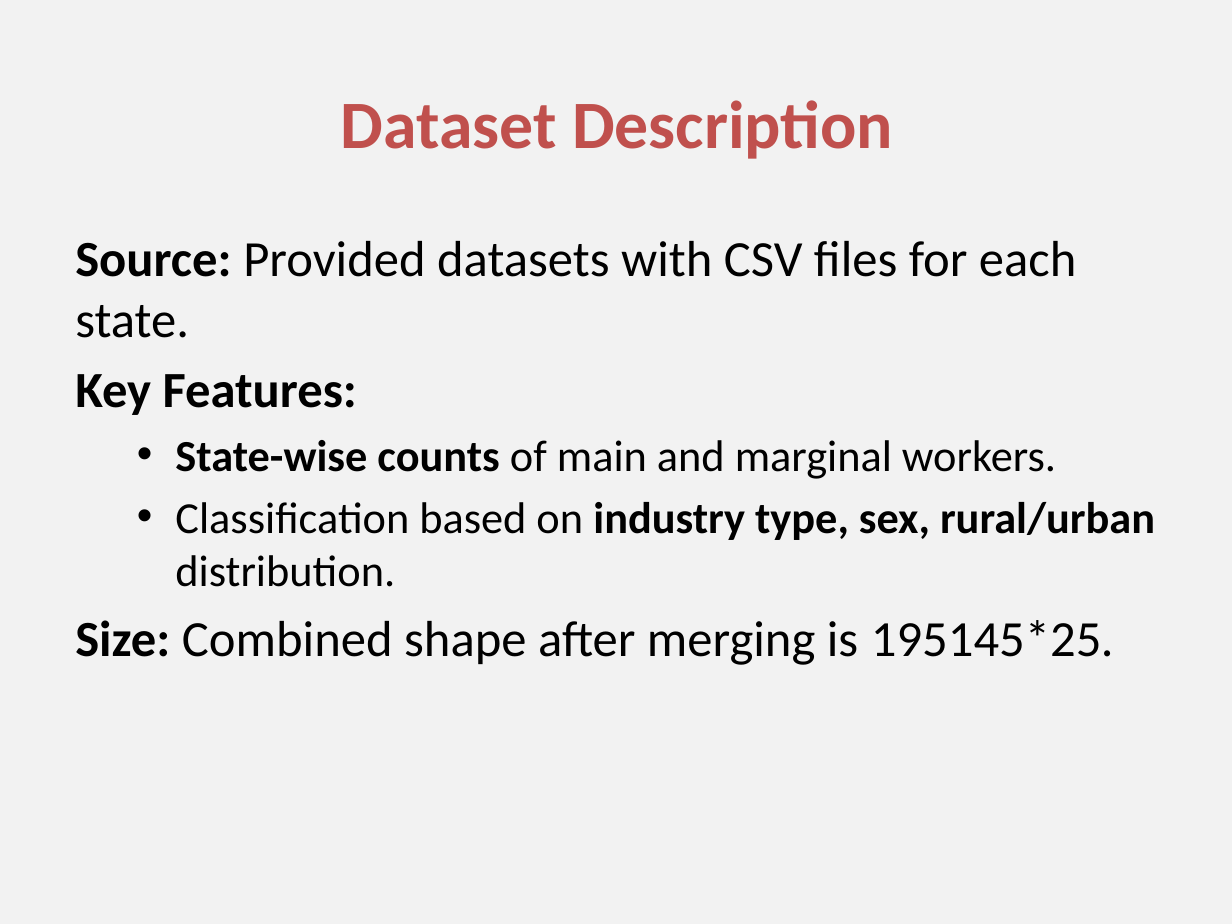
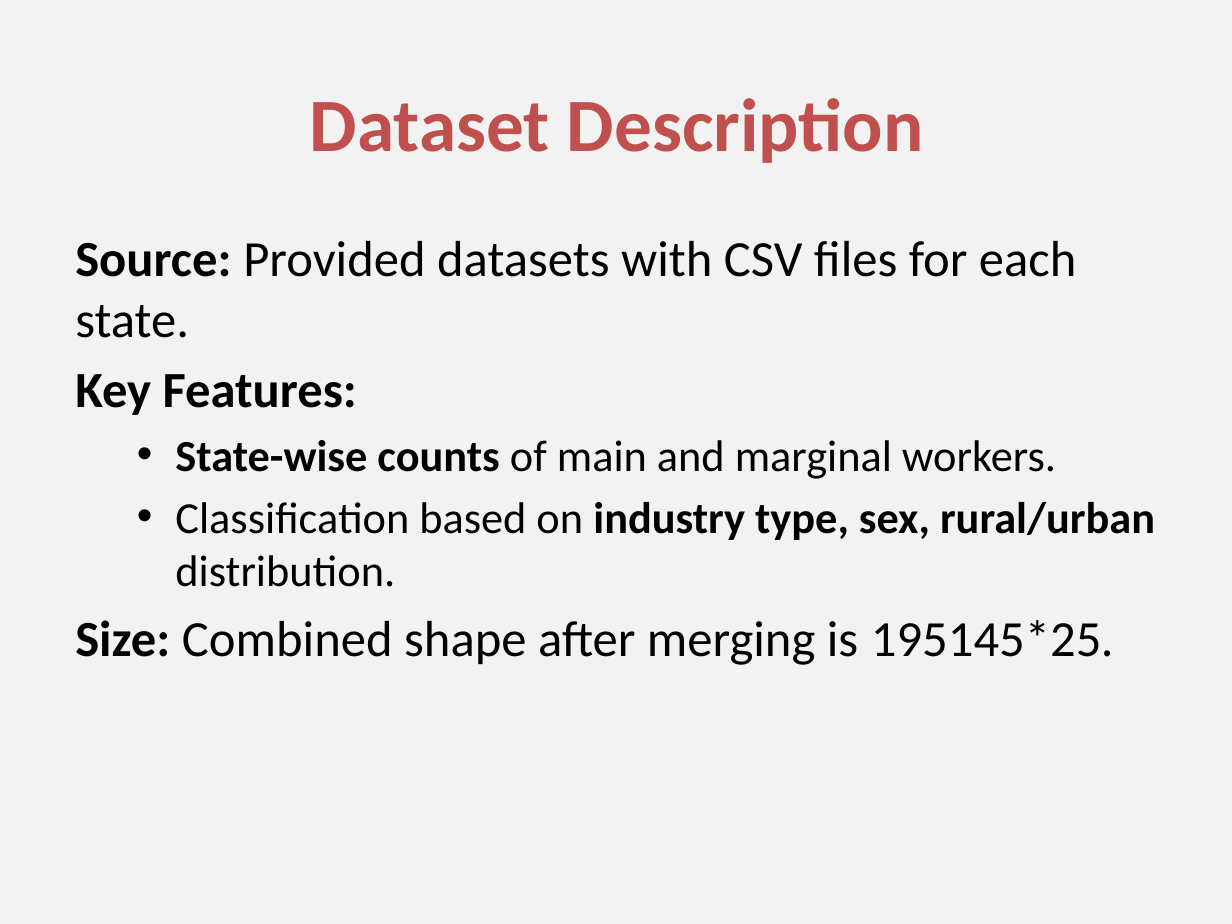
Before and after one commit to Thejasrajsathyamoorthy/Industrial-Human-Resources, a slide deck: slide 3 of I_HR Presentation.pptx. Drawn at 1232x924 pixels with LibreOffice and Linux fonts; fonts in the diff are those of the drawing. Boxes give left, top, right and bottom in pixels: in the first picture for what was removed or moved away, otherwise in the second. Text is boxed around its words. In the diff, an @@ line names an element or a change of style, - is before the commit and + after.

```diff
--- a/I_HR Presentation.pptx
+++ b/I_HR Presentation.pptx
@@ title "Dataset Description" at [310, 98, 924, 163]: size 39.6 to 44 pt @@
```
Also in this commit, not shown: 7 other slides changed, 2 slides added, 1 slide removed.
